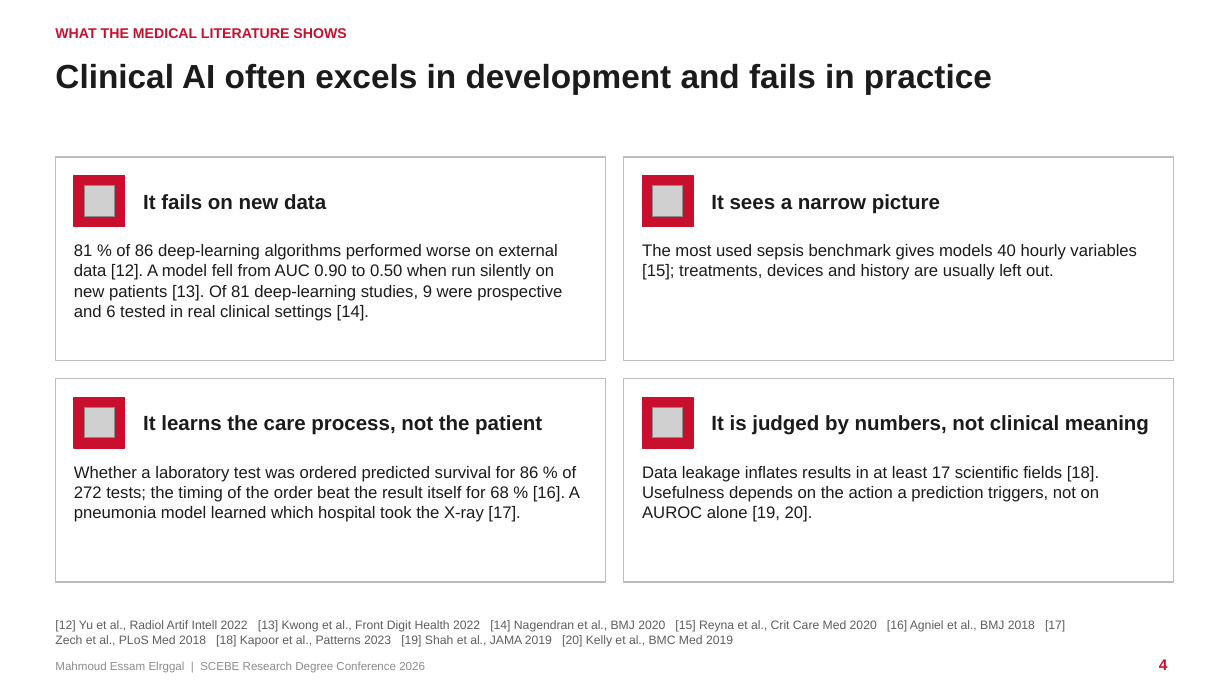
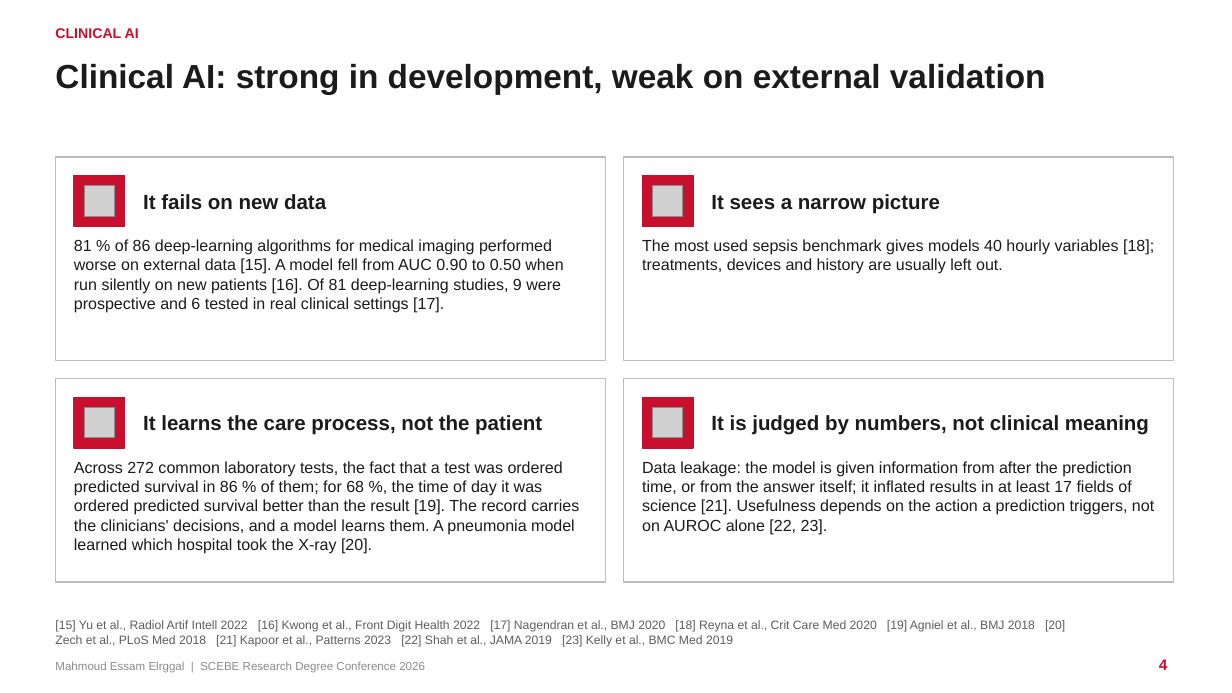
Before and after one commit to mahmoudddj/datasciencecoursera1, a slide deck: slide 4 of dev/presentation/Elrggal_Mahmoud_SCEBE2026.pptx. Drawn at 1232x693 pixels with LibreOffice and Linux fonts; fonts in the diff are those of the drawing; grey boxes stand for pictures. Boxes give left, top, right and bottom in pixels: in the first picture for what was removed or moved away, otherwise in the second. Text is boxed around its words. In the diff, an @@ line names an element or a change of style, - is before the commit and + after.

```diff
--- a/dev/presentation/Elrggal_Mahmoud_SCEBE2026.pptx
+++ b/dev/presentation/Elrggal_Mahmoud_SCEBE2026.pptx
@@ text at [55,28,139,38]: text changed @@
-WHAT THE MEDICAL LITERATURE SHOWS
+CLINICAL AI
@@ title at [55,64,1046,95]: text changed @@
-Clinical AI often excels in development and fails in practice
+Clinical AI: strong in development, weak on external validation
@@ text at [74,239,563,313]: text changed; size 13 to 12.5 pt @@
-81 % of 86 deep-learning algorithms performed worse on external data [12]. A model fell from AUC 0.90 to 0.50 when run silently on new patients [13]. Of 81 deep-learning studies, 9 were prospective and 6 tested in real clinical settings [14].
+81 % of 86 deep-learning algorithms for medical imaging performed worse on external data [15]. A model fell from AUC 0.90 to 0.50 when run silently on new patients [16]. Of 81 deep-learning studies, 9 were prospective and 6 tested in real clinical settings [17].
@@ text at [642,239,1154,274]: text changed; size 13 to 12.5 pt @@
-The most used sepsis benchmark gives models 40 hourly variables [15]; treatments, devices and history are usually left out.
+The most used sepsis benchmark gives models 40 hourly variables [18]; treatments, devices and history are usually left out.
@@ text at [74,461,579,554]: text changed; size 13 to 12.5 pt @@
-Whether a laboratory test was ordered predicted survival for 86 % of 272 tests; the timing of the order beat the result itself for 68 % [16]. A pneumonia model learned which hospital took the X-ray [17].
+Across 272 common laboratory tests, the fact that a test was ordered predicted survival in 86 % of them; for 68 %, the time of day it was ordered predicted survival better than the result [19]. The record carries the clinicians' decisions, and a model learns them. A pneumonia model learned which hospital took the X-ray [20].
@@ text at [642,461,1154,535]: text changed; size 13 to 12.5 pt @@
-Data leakage inflates results in at least 17 scientific fields [18]. Usefulness depends on the action a prediction triggers, not on AUROC alone [19, 20].
+Data leakage: the model is given information from after the prediction time, or from the answer itself; it inflated results in at least 17 fields of science [21]. Usefulness depends on the action a prediction triggers, not on AUROC alone [22, 23].
@@ text at [55,620,1065,647]: text changed @@
-[12] Yu et al., Radiol Artif Intell 2022 [13] Kwong et al., Front Digit Health 2022 [14] Nagendran et al., BMJ 2020 [15] Reyna et al., Crit Care Med 2020 [16] Agniel et al., BMJ 2018 [17] Zech et al., PLoS Med 2018 [18] Kapoor et al., Patterns 2023 [19] Shah et al., JAMA 2019 [20] Kelly et al., BMC Med 2019
+[15] Yu et al., Radiol Artif Intell 2022 [16] Kwong et al., Front Digit Health 2022 [17] Nagendran et al., BMJ 2020 [18] Reyna et al., Crit Care Med 2020 [19] Agniel et al., BMJ 2018 [20] Zech et al., PLoS Med 2018 [21] Kapoor et al., Patterns 2023 [22] Shah et al., JAMA 2019 [23] Kelly et al., BMC Med 2019
```
Also in this commit, not shown: 24 other slides changed, 3 slides added, 1 slide removed, 3 other files.
